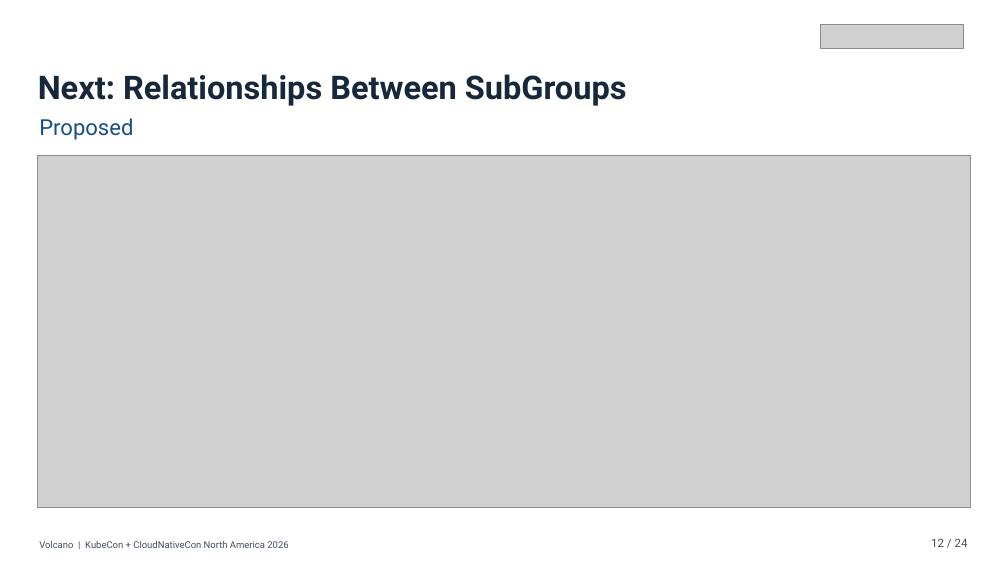
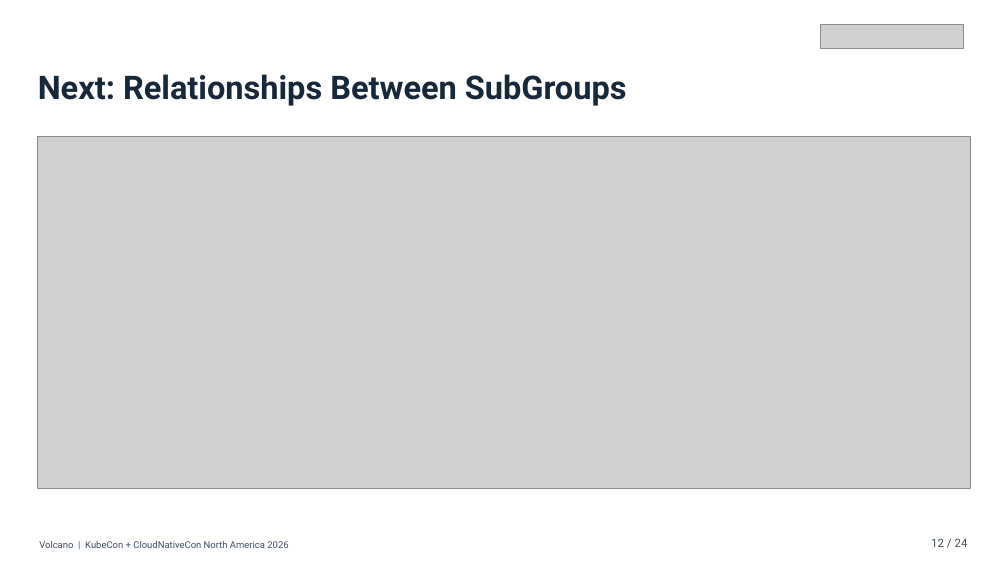
Before and after one commit to JesseStutler/volcano, a slide deck: slide 12 of docs/ppt/Volcano_KubeCon_NA_2026.pptx. Drawn at 1008x567 pixels with LibreOffice and Linux fonts; fonts in the diff are those of the drawing; grey boxes stand for pictures; background and template pictures are left out. Boxes give left, top, right and bottom in pixels: in the first picture for what was removed or moved away, otherwise in the second. Text is boxed around its words. In the diff, an @@ line names an element or a change of style, - is before the commit and + after.

```diff
--- a/docs/ppt/Volcano_KubeCon_NA_2026.pptx
+++ b/docs/ppt/Volcano_KubeCon_NA_2026.pptx
@@ text removed at bbox=[39, 118, 133, 140] @@
-Proposed
@@ picture: place and size @@
-picture at bbox=[38, 155, 970, 508]
+picture at bbox=[38, 136, 970, 489]
```
Also in this commit, not shown: 4 other slides changed, 48 other files.
